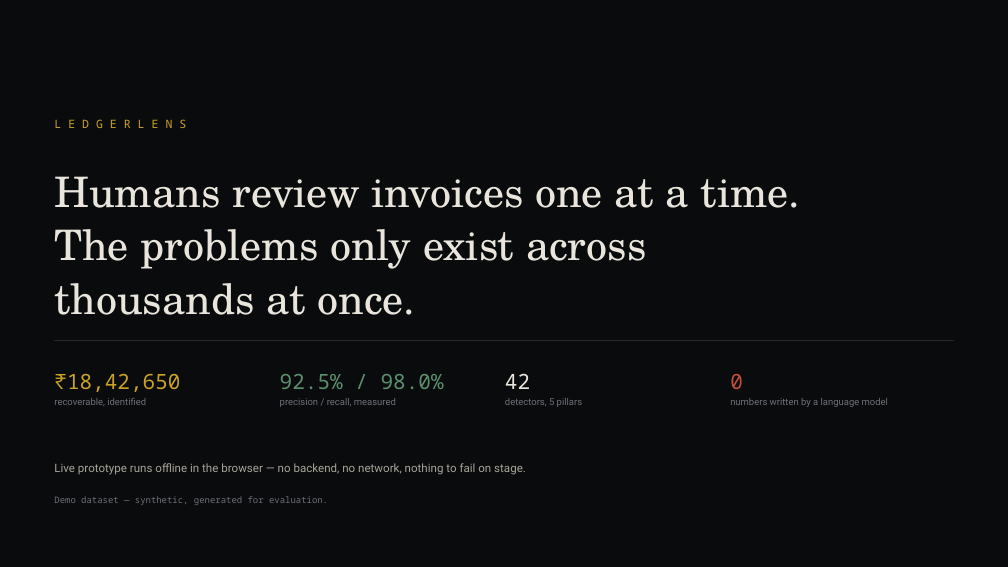
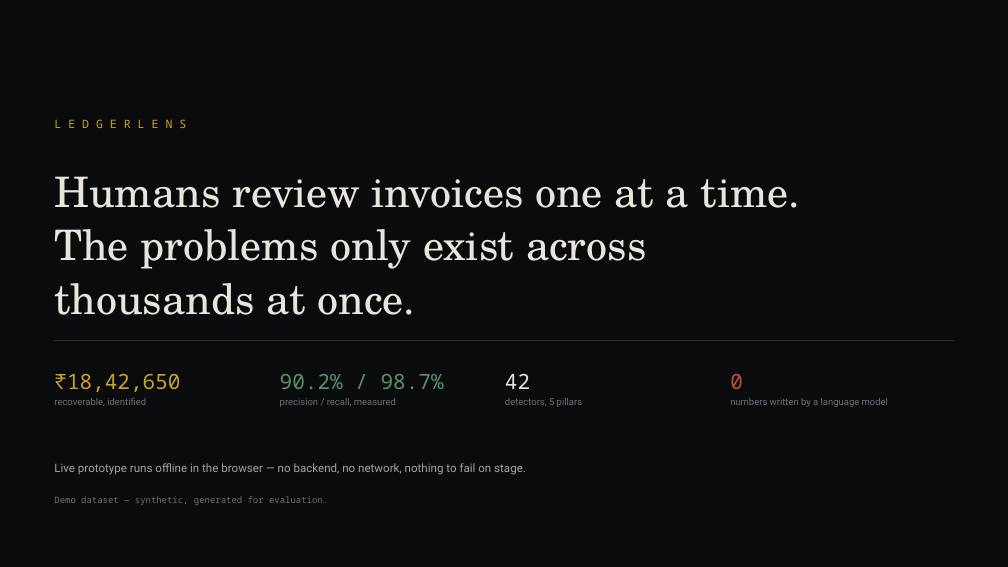
Before and after one commit to MarcussRico/LedgerLens, a slide deck: slide 9 of deck/LedgerLens_Deck.pptx. Drawn at 1008x567 pixels with LibreOffice and Linux fonts; fonts in the diff are those of the drawing; background and template pictures are left out. Boxes give left, top, right and bottom in pixels: in the first picture for what was removed or moved away, otherwise in the second. Text is boxed around its words. In the diff, an @@ line names an element or a change of style, - is before the commit and + after.

```diff
--- a/deck/LedgerLens_Deck.pptx
+++ b/deck/LedgerLens_Deck.pptx
@@ text at box(280, 374, 444, 389): text changed @@
-92.5% / 98.0%
+90.2% / 98.7%
```
Also in this commit, not shown: 4 other slides changed, 26 other files.
